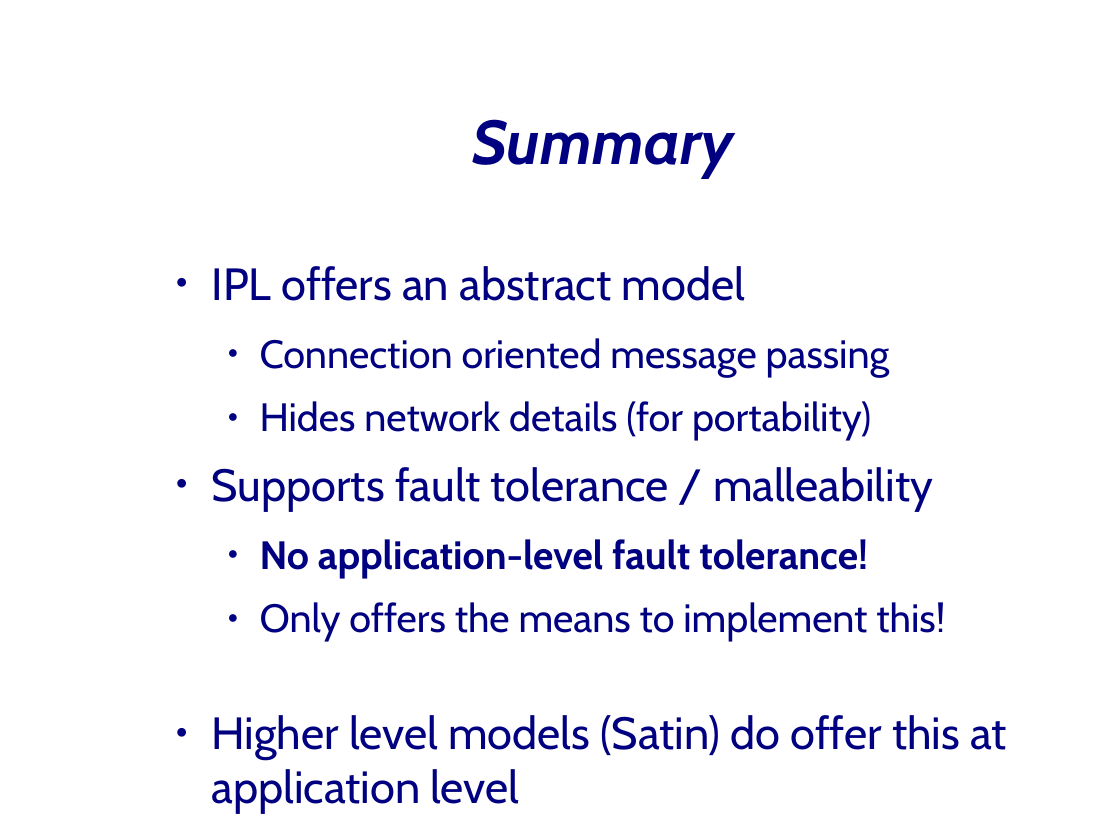
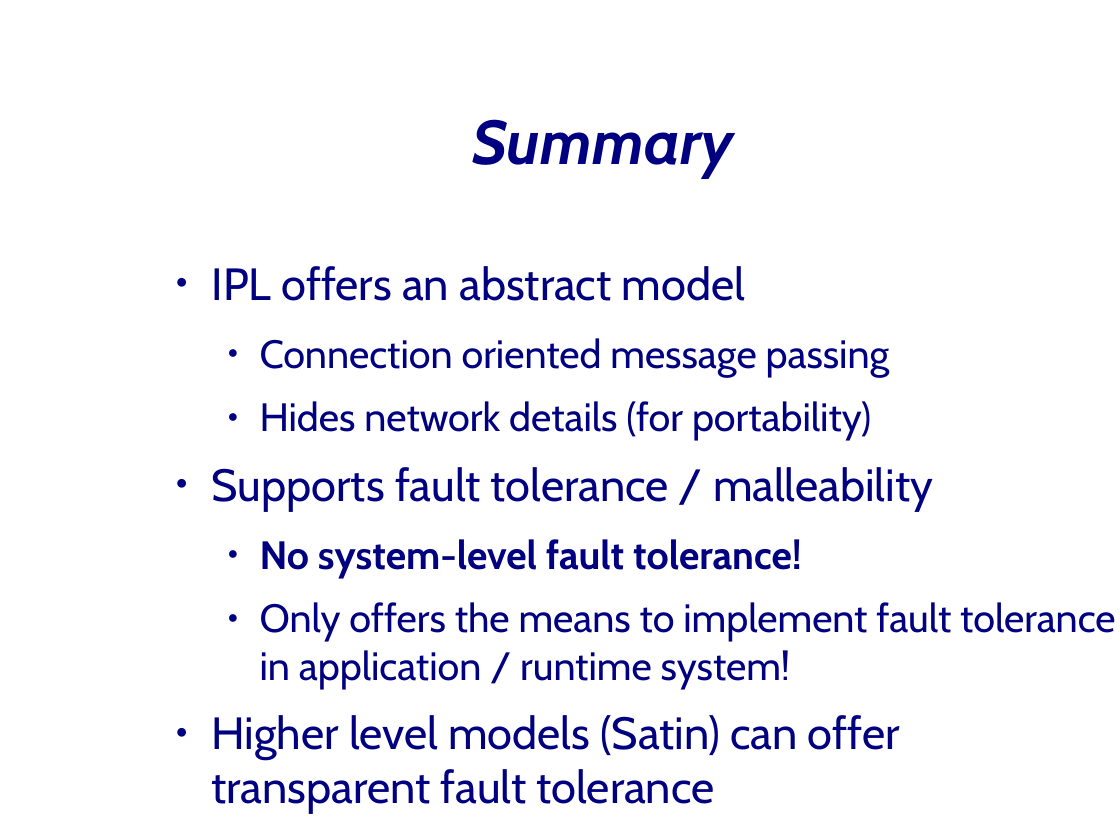
Before and after one commit to JungleComputing/www, a slide deck: slide 45 of tutorial/20080519-CCGrid08-Part-5-IPL.odp (slide 57 before the commit). Drawn at 1120x840 pixels with LibreOffice and Linux fonts; fonts in the diff are those of the drawing; background and template pictures are left out. Boxes give left, top, right and bottom in pixels: in the first picture for what was removed or moved away, otherwise in the second. Text is boxed around its words. In the diff, an @@ line names an element or a change of style, - is before the commit and + after.

```diff
--- a/tutorial/20080519-CCGrid08-Part-5-IPL.odp
+++ b/tutorial/20080519-CCGrid08-Part-5-IPL.odp
@@ text at [212,539,1115,814]: text changed @@
-  ● No application-level fault tolerance!
-  ● Only offers the means to implement this!
-● Higher level models (Satin) do offer this at application level
+  ● No system-level fault tolerance!
+  ● Only offers the means to implement fault tolerance in application / runtime system!
+● Higher level models (Satin) can offer transparent fault tolerance
```
Also in this commit, not shown: 14 other slides changed, 4 slides added, 1 slide removed, 10 other files.
